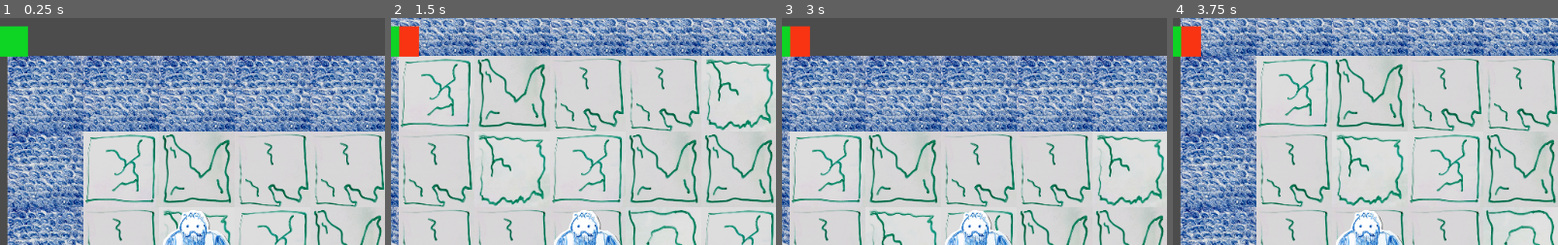
Above: before the commit, frames 1-4 (left to right).
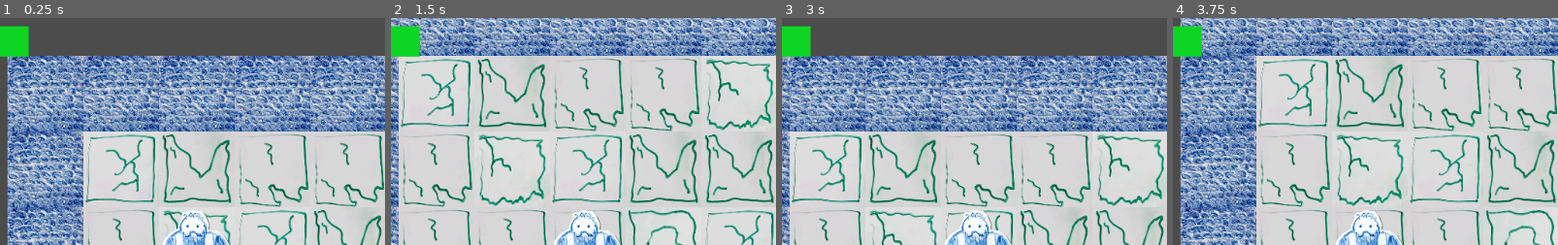
Above: after the commit, the same moments.

Repository: alexAkselrod/alco
Game: Godot game, scene res://root.tscn
Two runs of this game, one before a commit and one after it. Both use one fixed random seed, a clock stepped at 60 frames per second and the inputs below.
Inputs:
- Up to frame 1 (0.25 s): no input
- Up to frame 2 (1.5 s): tap Enter at 0.5 s; hold Keypad 3 (ui_down_right) 0.53-1.28 s; tap Space at 1.25 s; hold Down (ui_down) from 1.28 s (still down)
- Up to frame 3 (3 s): release Down (ui_down) at 2.03 s; hold Keypad 3 (ui_down_right) 2.03-2.78 s; tap Enter at 2.75 s; hold Up (ui_up) from 2.78 s (still down)
- Up to frame 4 (3.75 s): tap Space at 3.5 s; release Up (ui_up) at 3.53 s; hold Keypad 1 (ui_down_left) from 3.53 s (still down)
The pictures show only the part of the screen within x 24-74%, y 0-50%; the shares and areas given below are measured in that part.

The runs differ from the first frame. In frame 1, less than 0.1% of the frame differs, in the area x 7-8%, y 3-18%; in frame 2, 0.8%, in the area x 2-8%, y 3-18%; in frame 3, 0.8%; in frame 4, 0.8%.

Commit message:
blah

Diff:
--- a/Interface.gd
+++ b/Interface.gd
@@ -3,17 +3,15 @@
 # Declare member variables here. Examples:
 # var a = 2
 # var b = "text"
-
+var dwarf
 # Called when the node enters the scene tree for the first time.
 func _ready():
+	dwarf = get_parent().get_parent().get_node("dwarf")
 	pass # Replace with function body.
 
-# health is measured in percents
-func on_health_changed (health):
-	var size = get_node("total_bar").get_size().x * health
+func _process(delta):
+
+	var size = get_node("total_bar").get_size().x * (dwarf.health / 100)
 	var cur = get_node("health_bar").get_size()
 	cur.x = size
 	get_node("health_bar").set_size(cur)
-
-func _input(event):
-	on_health_changed (0.9)
--- a/dwarf.gd
+++ b/dwarf.gd
@@ -5,7 +5,8 @@
 # Declare member variables here. Examples:
 # var a = 2
 # var b = "text"
-var speed = 100
+const speed = 100
+var health = 100
 
 # Called when the node enters the scene tree for the first time.
 
@@ -39,6 +40,7 @@
 
 
 func move(vector):
+#	move_and_slide(vector)
 	if (!test_move(transform, vector)):
 		position += vector
 	emit_signal("next_move")
